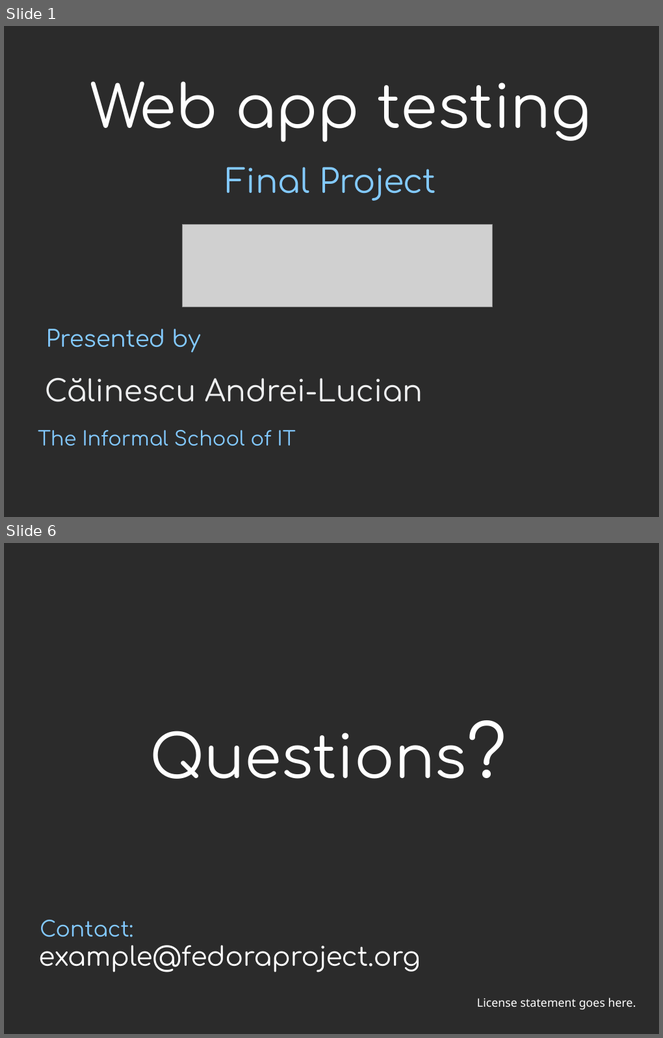
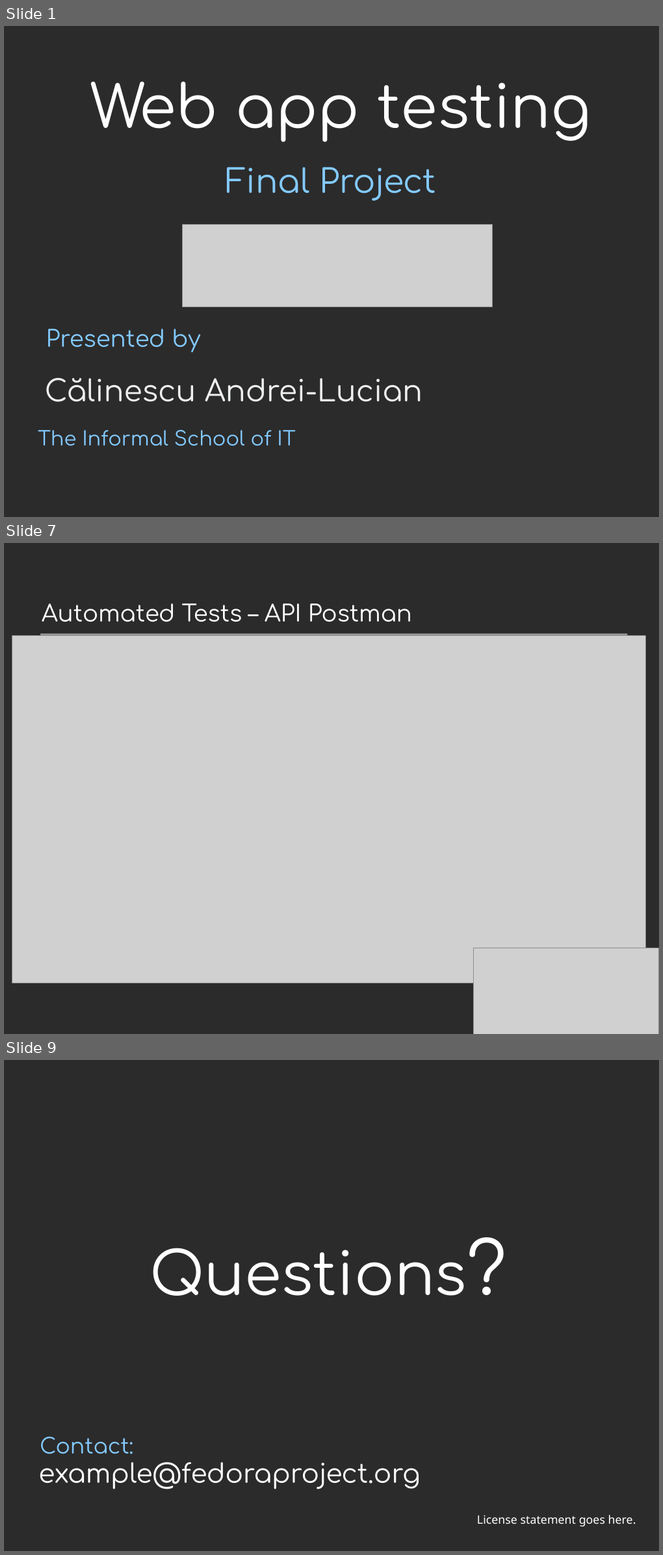
Before and after one commit to luciancalinescu95/Final-Project-eMAG.ro, a slide deck: Project Presentation.odp. Shown one above the other, each under a label of ours: slides 1 and 6 before the commit, slides 1, 7 and 9 after it; the slides between them are not shown. The pictures are 663x1038 and 663x1555 pixels, drawn with LibreOffice and Linux fonts; fonts in the diff are those of the drawing; grey boxes stand for pictures; background and template pictures are left out; a plain dark background stands for a picture behind light text. Boxes give left, top, right and bottom in pixels: in the first picture for what was removed or moved away, otherwise in the second. Text is boxed around its words. In the diff, an @@ line names an element or a change of style, - is before the commit and + after.

```diff
--- a/Project Presentation.odp
+++ b/Project Presentation.odp
@@ slide 7 added at bbox=[4, 543, 659, 1034], background picture (left out) @@
@@ title added at bbox=[42, 603, 412, 622], 28 pt, text #FFFFFF @@
+Automated Tests – API Postman
@@ picture added at bbox=[12, 636, 646, 983] @@
@@ line added from (40, 635) to (628, 635), #999999 2.15 pt @@
@@ picture added at bbox=[474, 949, 659, 1034] @@
@@ what was slide 6 is now slide 9 @@
```
Also in this commit, not shown: 3 slides changed, 3 other slides added, 1 slide removed.
